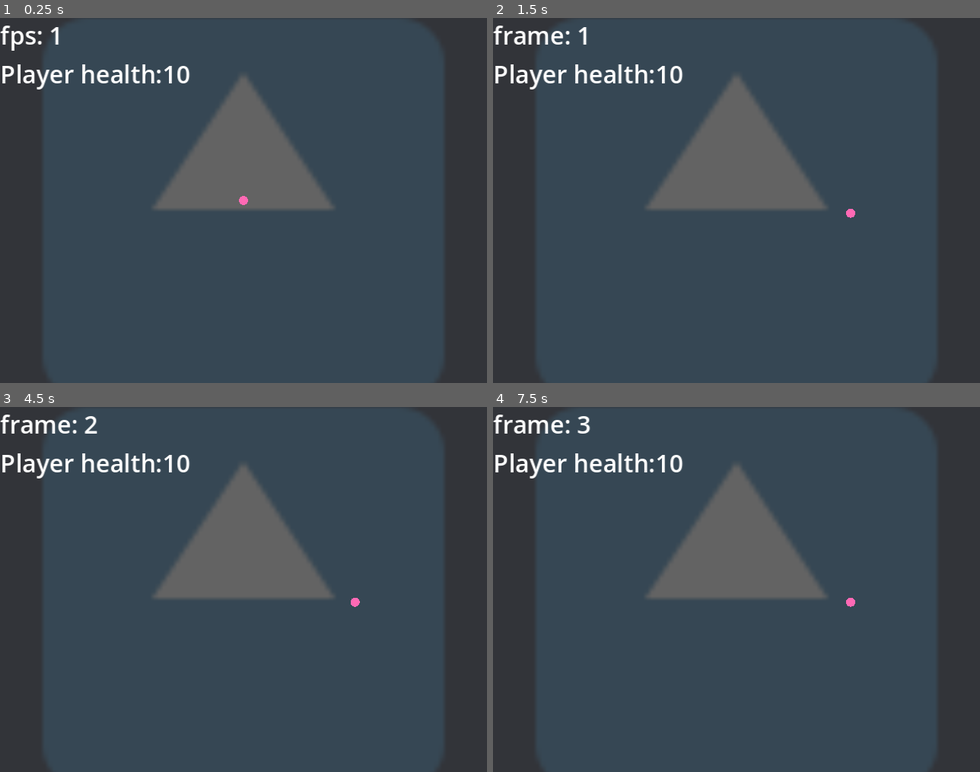
Above: before the commit, frames 1-4 (two rows, left to right).
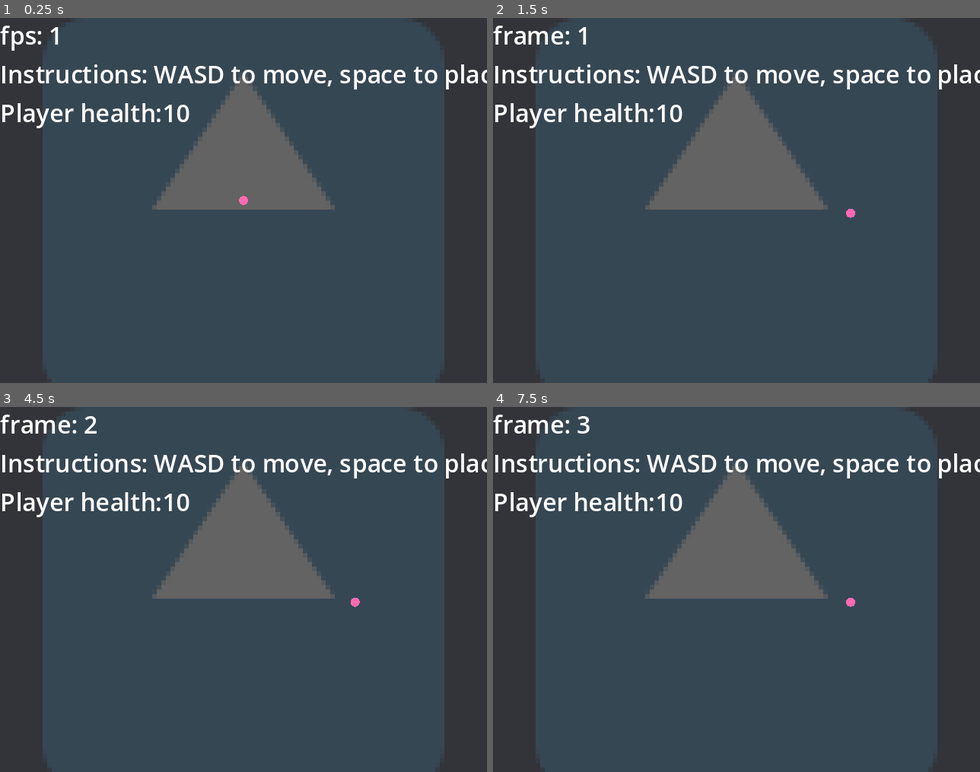
Above: after the commit, the same moments.

Repository: TheAdamHayes/BHGJ-2024
Game: Godot game, scene res://main.tscn
Two runs of this game, one before a commit and one after it. Both use one fixed random seed, a clock stepped at 60 frames per second and the inputs below. The engine's default icon, where the game draws it, is replaced by a stand-in: a white triangle on a blue panel in a dark square.
Inputs (mouse positions are in pixels of both pictures, inside the frame that each line leads up to):
- Up to frame 1 (0.25 s): no input
- Up to frame 2 (1.5 s): tap Enter at 0.5 s; move the mouse to (843, 182) at 0.52 s; hold Right (right) 0.53-1.28 s; click (843, 182) at 0.6 s; move the mouse to (639, 218) at 1.27 s; hold Down (down) from 1.28 s (still down); tap . (next_frame) at 1.35 s
- Up to frame 3 (4.5 s): tap Space (spacebar) at 2, 2.85, 3.5 s; move the mouse to (292, 509) at 2.02 s; release Down (down) at 2.03 s; hold Right (right) 2.03-2.78 s; right-click (292, 509) at 2.1 s; tap Enter at 2.75, 4.25 s; move the mouse to (219, 662) at 2.77 s; hold Up (up) 2.78-3.53 s; move the mouse to (389, 644) at 3.52 s; hold Left (left) from 3.53 s (still down); click (389, 644) at 3.6 s; move the mouse to (97, 534) at 4.27 s; tap . (next_frame) at 4.35 s
- Up to frame 4 (7.5 s): tap Space (spacebar) at 5, 5.85 s; move the mouse to (760, 589) at 5.02 s; release Left (left) at 5.03 s; hold Down (down) 5.03-5.78 s; right-click (760, 589) at 5.1 s; move the mouse to (663, 498) at 5.77 s; hold Right (right) 5.78-6.53 s; move the mouse to (843, 571) at 6.52 s; hold Up (up) 6.53-7.28 s; click (843, 571) at 6.6 s; move the mouse to (639, 607) at 7.27 s; hold Right (right) from 7.28 s (still down); tap . (next_frame) at 7.35 s

The runs differ from the first frame. In frame 1, 3.0% of the frame differs, in the area x 0-100%, y 2-31%; in frame 2, 3.0%; in frame 3, 3.0%; in frame 4, 3.0%.

Commit message:
Implement enemy contact damage

Diff:
--- a/abilities/turret.gd
+++ b/abilities/turret.gd
@@ -70,9 +70,9 @@
 func on_upgrade_timer_timeout():
 	if upgrade_version < 3:
 		set_upgrade_version(upgrade_version + 1)
-	elif upgrade_version == 3:
-		# destroy turret
-		queue_free()
+	# elif upgrade_version == 3:
+	# destroy turret
+	# queue_free()
 
 
 func on_attack_timer_timeout():
--- a/bullets/line_bullet.gd
+++ b/bullets/line_bullet.gd
@@ -1,5 +1,6 @@
 extends Node2D
 @onready var hitbox: Area2D = $Hitbox
+@onready var life_timer: Timer = $LifeTimer
 
 # Define the width and length of bullet
 var width: int = 3
@@ -12,6 +13,7 @@
 func _ready():
 	hitbox.area_entered.connect(on_bullet_hit)
 	hitbox.body_entered.connect(on_bullet_hit)
+	life_timer.timeout.connect(queue_free)
 
 
 # Called every frame. 'delta' is the elapsed time since the previous frame.
--- a/bullets/line_bullet.tscn
+++ b/bullets/line_bullet.tscn
@@ -11,6 +11,12 @@
 [node name="Hitbox" type="Area2D" parent="."]
 collision_layer = 4
 collision_mask = 3
+monitorable = false
 
 [node name="CollisionShape2D" type="CollisionShape2D" parent="Hitbox"]
 shape = SubResource("RectangleShape2D_83g6v")
+
+[node name="LifeTimer" type="Timer" parent="."]
+wait_time = 5.0
+one_shot = true
+autostart = true
--- a/enemies/basic_enemy.gd
+++ b/enemies/basic_enemy.gd
@@ -1,13 +1,15 @@
 extends CharacterBody2D
 @onready var health_component = $HealthComponent
-
-var speed = 60
+@onready var hitbox = $Hitbox
+var speed = 20
+var contact_damage: int = 2
 
 
 # Called when the node enters the scene tree for the first time.
 func _ready() -> void:
 	velocity = Vector2.ZERO
 	health_component.health_changed.connect(on_health_changed)
+	hitbox.body_entered.connect(on_hitbox_body_entered)
 
 
 # Called every frame. 'delta' is the elapsed time since the previous frame.
@@ -34,3 +36,8 @@
 
 func die() -> void:
 	queue_free()
+
+
+func on_hitbox_body_entered(body: Node2D) -> void:
+	if body.has_method("take_damage"):
+		body.take_damage(contact_damage)
--- a/enemies/basic_enemy.tscn
+++ b/enemies/basic_enemy.tscn
@@ -6,9 +6,12 @@
 [sub_resource type="CircleShape2D" id="CircleShape2D_rltep"]
 radius = 8.0
 
+[sub_resource type="CircleShape2D" id="CircleShape2D_8vec1"]
+radius = 7.0
+
 [node name="BasicEnemy" type="CharacterBody2D"]
 collision_layer = 2
-collision_mask = 0
+collision_mask = 2
 motion_mode = 1
 script = ExtResource("1_ew14c")
 
@@ -18,3 +21,10 @@
 
 [node name="HealthComponent" parent="." instance=ExtResource("2_g4sv3")]
 max_health = 10
+
+[node name="Hitbox" type="Area2D" parent="."]
+collision_layer = 0
+monitorable = false
+
+[node name="CollisionShape2D" type="CollisionShape2D" parent="Hitbox"]
+shape = SubResource("CircleShape2D_8vec1")
--- a/main.gd
+++ b/main.gd
@@ -8,6 +8,9 @@
 # Called when the node enters the scene tree for the first time.
 func _ready():
 	timer.timeout.connect(on_timer_timeout)
+	Debug.write("Instructions", " WASD to move, space to place turret")
+	await get_tree().create_timer(10).timeout
+	Debug.items.erase("Instructions")
 
 
 # Called every frame. 'delta' is the elapsed time since the previous frame.
--- a/main.tscn
+++ b/main.tscn
@@ -21,5 +21,5 @@
 [node name="GameCamera" parent="." instance=ExtResource("4_dybw0")]
 
 [node name="Timer" type="Timer" parent="."]
-wait_time = 10.0
+wait_time = 5.0
 autostart = true
--- a/player/player.gd
+++ b/player/player.gd
@@ -3,6 +3,7 @@
 
 const TURRET = preload("res://abilities/turret.tscn")
 var speed = 100
+var invincible: bool = false
 
 
 # Called when the node enters the scene tree for the first time.
@@ -27,6 +28,7 @@
 	queue_redraw()
 	velocity = get_input_direction() * speed
 	move_and_slide()
+	stay_in_viewport()
 
 
 func get_input_direction() -> Vector2:
@@ -40,7 +42,27 @@
 
 
 func take_damage(damage: int) -> void:
-	health_component.reduce_health(damage)
+	if !invincible:
+		health_component.reduce_health(damage)
+		activate_iframe_seconds(2)
+
+
+# over the next duration seconds, be invincible and flicker visibility
+func activate_iframe_seconds(duration: float) -> void:
+	invincible = true
+	var saved_collision_layer: int = collision_layer
+	collision_layer = 0
+	var flicker_interval: float = 0.15
+	var tween: Tween = create_tween().set_loops()
+	tween.tween_callback(set_visible.bind(false))
+	tween.tween_interval(flicker_interval)
+	tween.tween_callback(set_visible.bind(true))
+	tween.tween_interval(flicker_interval)
+	await get_tree().create_timer(duration).timeout
+	tween.kill()
+	set_visible(true)
+	collision_layer = saved_collision_layer
+	invincible = false
 
 
 func on_health_changed(new_health_amount: int) -> void:
@@ -54,3 +76,12 @@
 
 func get_health() -> int:
 	return health_component.health
+
+
+# Hacky way to keep player from leaving screen for fast prototype purposes only
+# only works when the game is centered at 0,0
+func stay_in_viewport():
+	var viewport: Vector2 = get_viewport_rect().size
+	position = position.clamp(
+		Vector2(-viewport.x / 2, -viewport.y / 2), Vector2(viewport.x / 2, viewport.y / 2)
+	)
--- a/project.godot
+++ b/project.godot
@@ -102,3 +102,7 @@
 2d_physics/layer_1="player"
 2d_physics/layer_2="enemy"
 2d_physics/layer_3="bullet"
+
+[rendering]
+
+textures/canvas_textures/default_texture_filter=0
Not shown: 1 places in enemies/basic_enemy.tscn that only renumber resources
